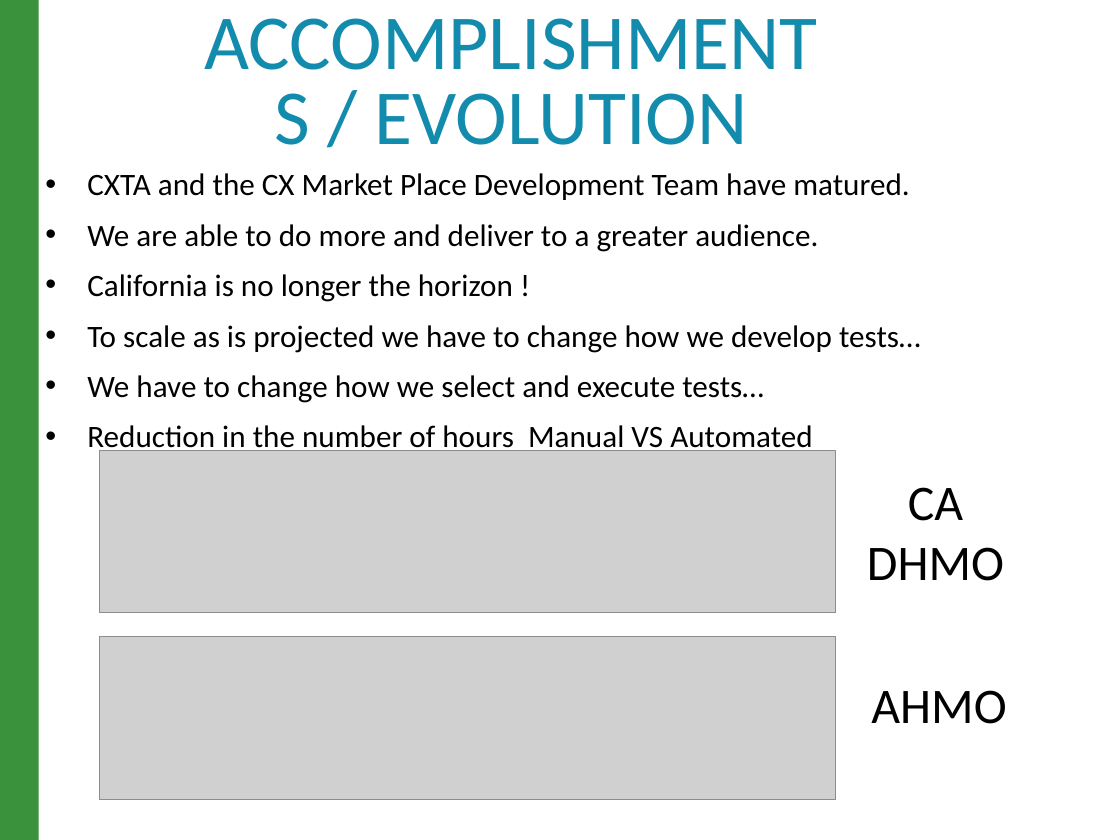
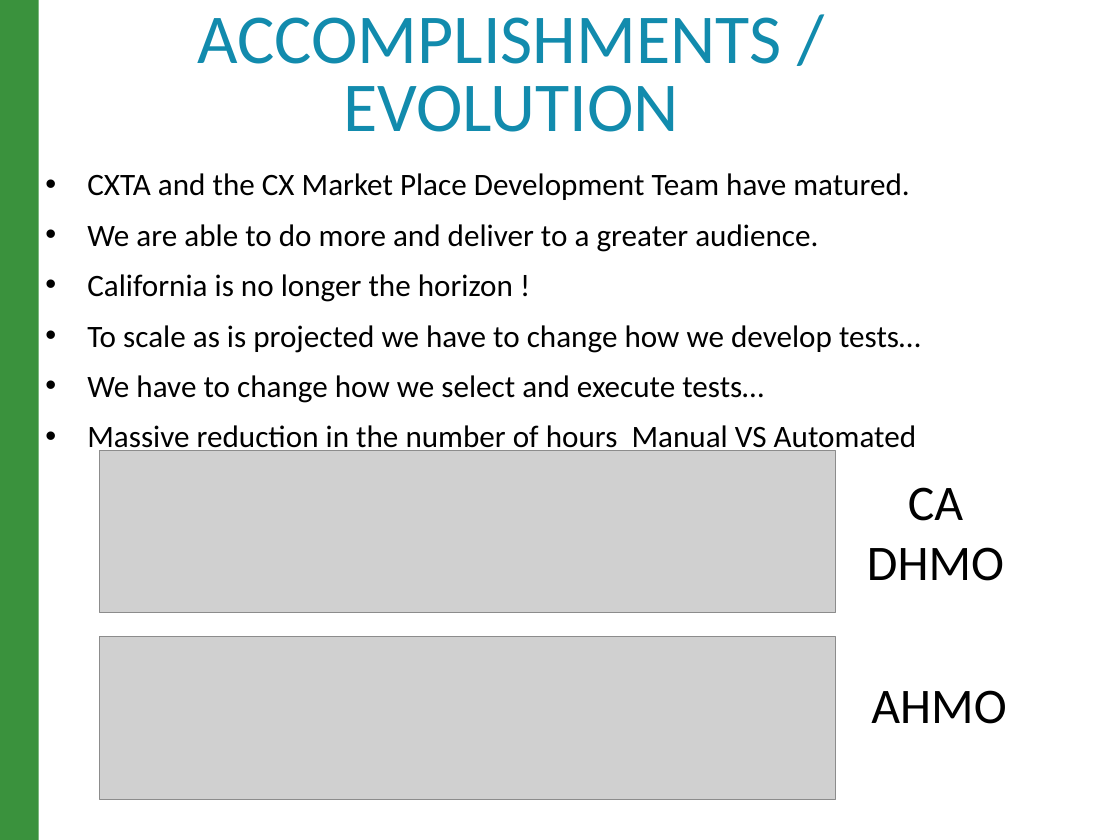
Before and after one commit to raghav9329/mainProf, a slide deck: slide 4 of CurrentWork_Delta/CX_StrategyPowerPoint.pptx. Drawn at 1120x840 pixels with LibreOffice and Linux fonts; fonts in the diff are those of the drawing; grey boxes stand for pictures. Boxes give left, top, right and bottom in pixels: in the first picture for what was removed or moved away, otherwise in the second. Text is boxed around its words. In the diff, an @@ line names an element or a change of style, - is before the commit and + after.

```diff
--- a/CurrentWork_Delta/CX_StrategyPowerPoint.pptx
+++ b/CurrentWork_Delta/CX_StrategyPowerPoint.pptx
@@ title "ACCOMPLISHMENTS / EVOLUTION" at bbox=[197, 17, 781, 132]: size 50 to 45 pt @@
@@ text at bbox=[87, 425, 916, 455]: text changed @@
-• Reduction in the number of hours Manual VS Automated
+• Massive reduction in the number of hours Manual VS Automated
```
Also in this commit, not shown: 9 other slides changed, 2 other files.
